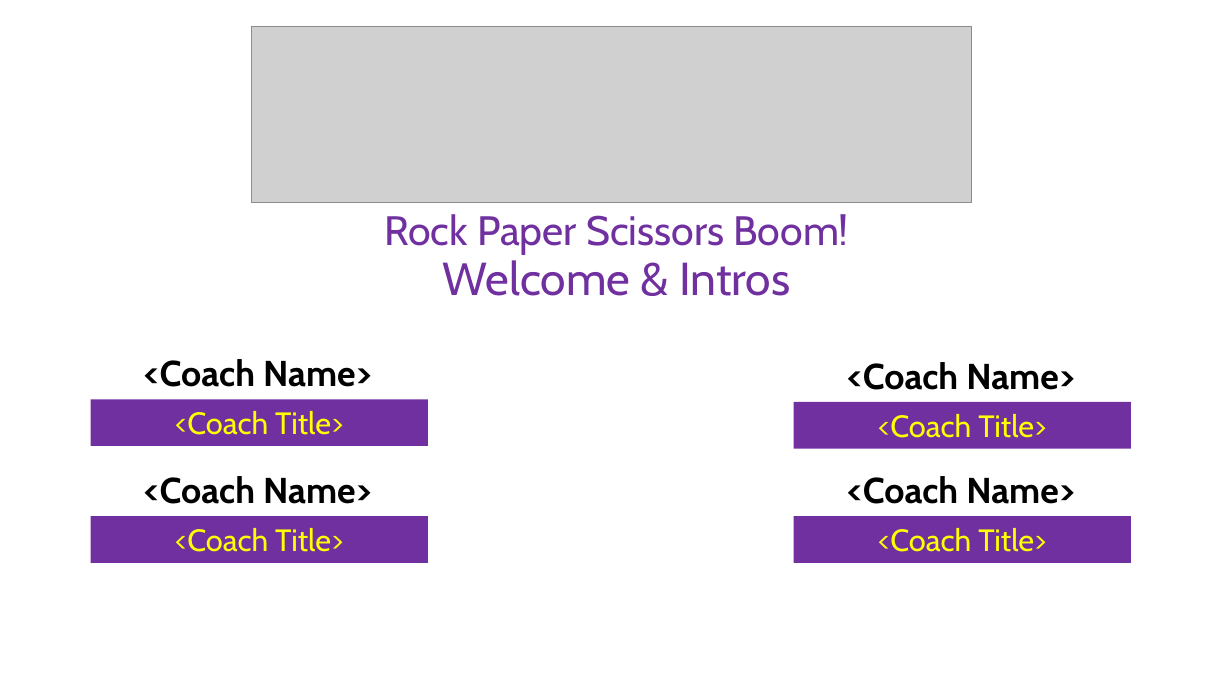
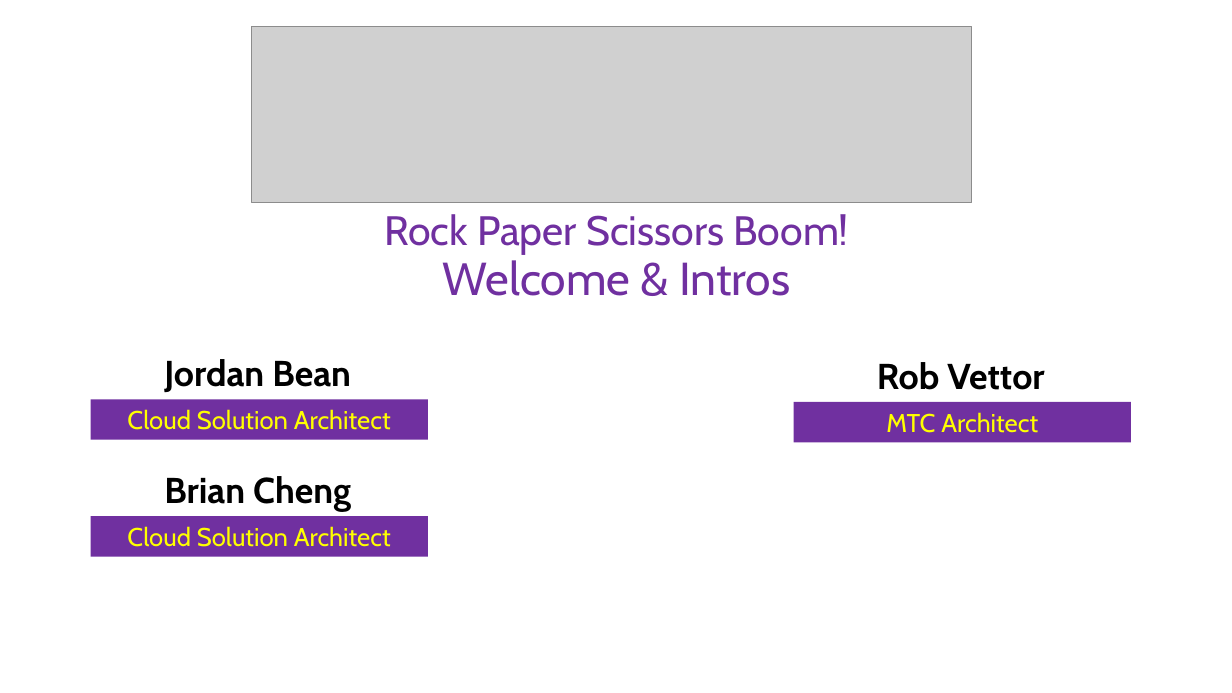
Before and after one commit to microsoft/WhatTheHack, a slide deck: slide 2 of xxx-RockPaperScissorsBoom/Coach/Lectures.pptx. Drawn at 1232x693 pixels with LibreOffice and Linux fonts; fonts in the diff are those of the drawing; grey boxes stand for pictures; background and template pictures are left out. Boxes give left, top, right and bottom in pixels: in the first picture for what was removed or moved away, otherwise in the second. Text is boxed around its words. In the diff, an @@ line names an element or a change of style, - is before the commit and + after.

```diff
--- a/xxx-RockPaperScissorsBoom/Coach/Lectures.pptx
+++ b/xxx-RockPaperScissorsBoom/Coach/Lectures.pptx
@@ text at [164, 359, 351, 393]: text changed @@
-<Coach Name>
+Jordan Bean
@@ text at [877, 362, 1044, 390]: text changed @@
-<Coach Name>
+Rob Vettor
@@ rectangle "Cloud Solution Architect": place and size @@
-rectangle "Cloud Solution Architect" at [91, 399, 428, 445]
+rectangle "Cloud Solution Architect" at [91, 399, 428, 440]
@@ text in rectangle at [127, 409, 391, 430]: text changed; size 24 to 20 pt @@
-<Coach Title>
+Cloud Solution Architect
@@ rectangle "MTC Architect": place and size @@
-rectangle "MTC Architect" at [794, 402, 1131, 448]
+rectangle "MTC Architect" at [794, 402, 1131, 443]
@@ text in rectangle at [886, 412, 1038, 433]: text changed; size 24 to 20 pt @@
-<Coach Title>
+MTC Architect
@@ text at [164, 476, 351, 512]: text changed @@
-<Coach Name>
+Brian Cheng
@@ text removed at [847, 476, 1075, 504] @@
-<Coach Name>
@@ rectangle "Cloud Solution Architect": place and size @@
-rectangle "Cloud Solution Architect" at [91, 517, 428, 563]
+rectangle "Cloud Solution Architect" at [91, 517, 428, 557]
@@ text in rectangle at [127, 526, 391, 547]: text changed; size 24 to 20 pt @@
-<Coach Title>
+Cloud Solution Architect
@@ rectangle removed at [794, 517, 1131, 563] @@
-<Coach Title>
```
Also in this commit, not shown: 1 other slide changed, 1 other file.
